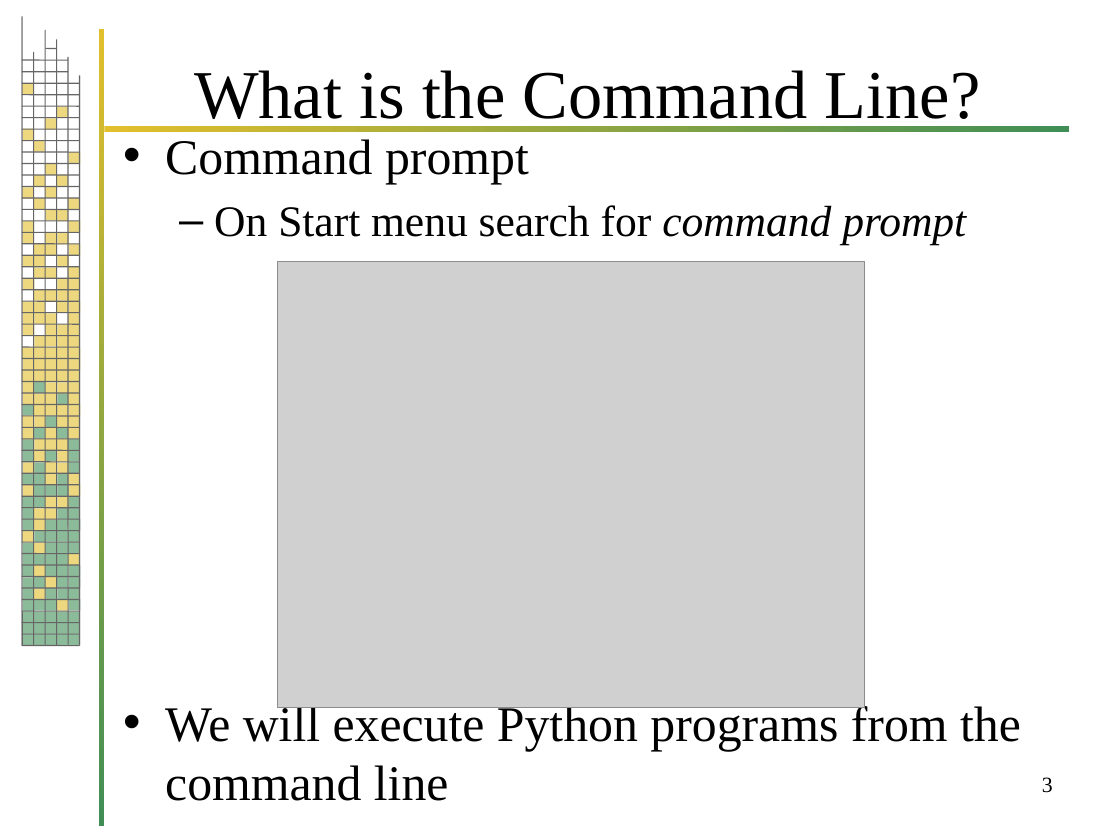
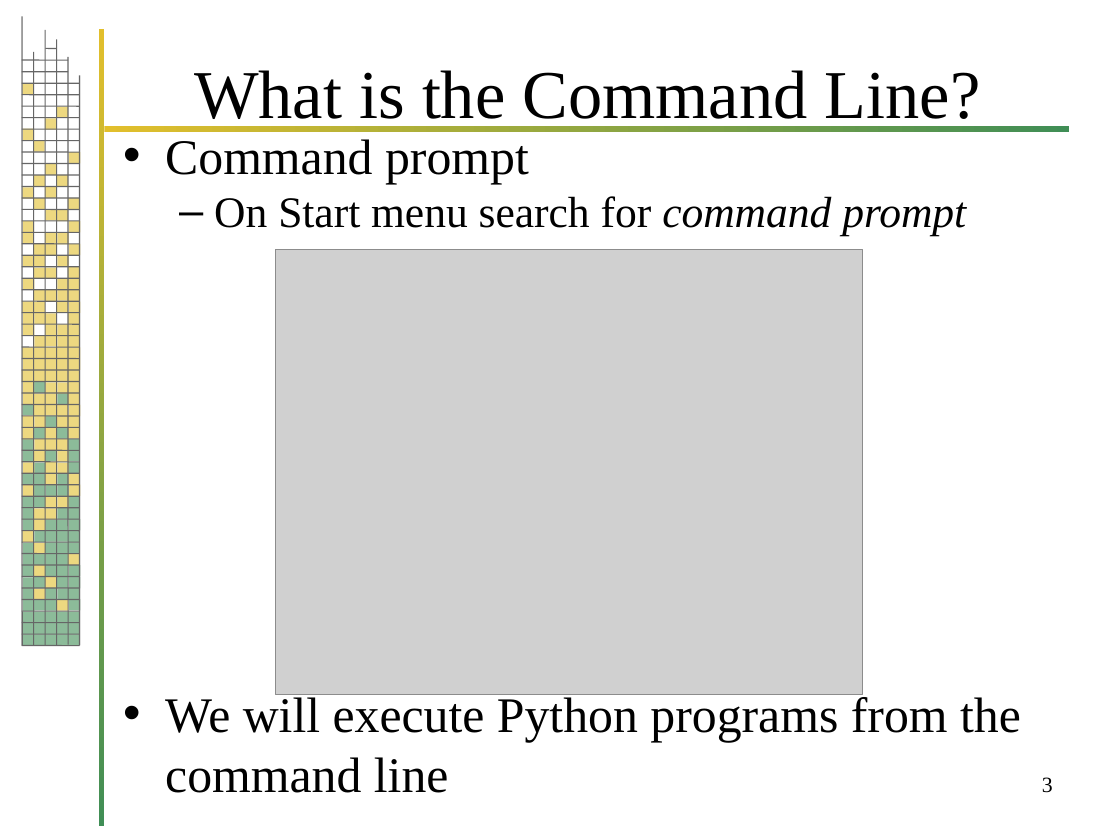
Before and after one commit to evlim/CommandLine, a slide deck: slide 3 of CommandLineProgrammingInPython.pptx. Drawn at 1120x840 pixels with LibreOffice and Linux fonts; fonts in the diff are those of the drawing; grey boxes stand for pictures; background and template pictures are left out. Boxes give left, top, right and bottom in pixels: in the first picture for what was removed or moved away, otherwise in the second. Text is boxed around its words. In the diff, an @@ line names an element or a change of style, - is before the commit and + after.

```diff
--- a/CommandLineProgrammingInPython.pptx
+++ b/CommandLineProgrammingInPython.pptx
@@ text at bbox=[165, 139, 966, 236]: less space between paragraphs @@
@@ picture: place and size @@
-picture at bbox=[278, 262, 865, 708]
+picture at bbox=[276, 249, 862, 694]
```
Also in this commit, not shown: 10 other slides changed, 1 slide added.
